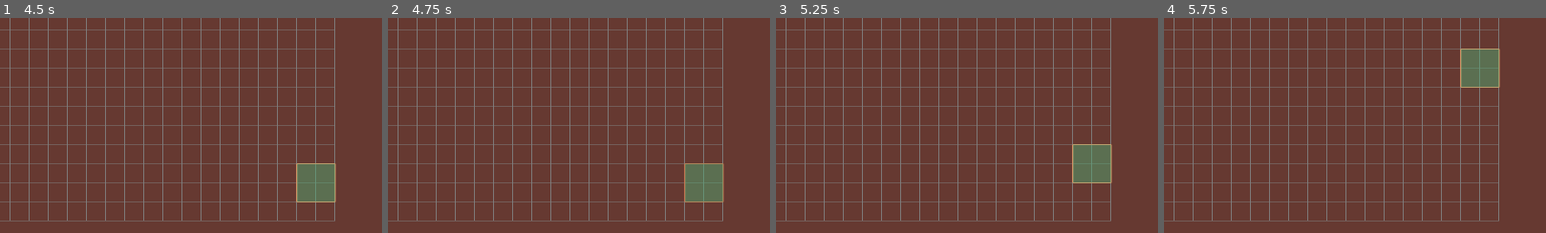
Above: before the commit, frames 1-4 (left to right).
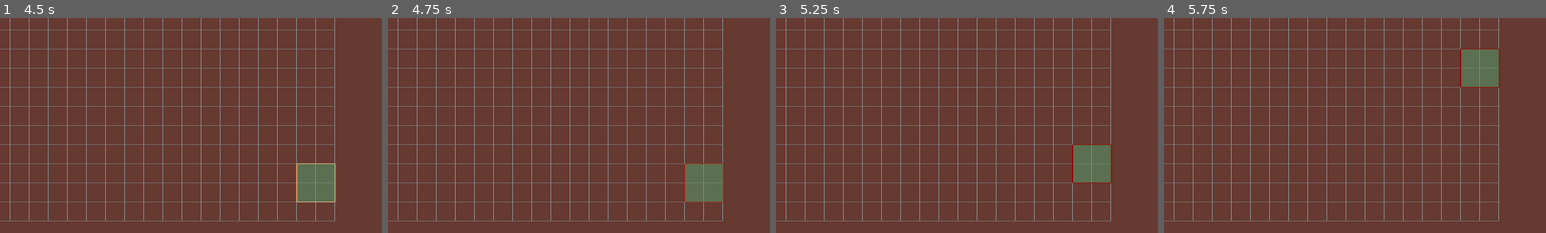
Above: after the commit, the same moments.

Repository: mmyumu/OVNI-godot
Game: Godot game, scene res://menu.tscn
Two runs of this game, one before a commit and one after it. Both use one fixed random seed, a clock stepped at 60 frames per second and the inputs below.
Inputs (mouse positions are % of the whole screen's width and height, from its top left):
- Up to frame 1 (4.5 s): click "Start" at 0.5 s; click "Construction" at 1.25 s; click "Research" at 2 s; tap Enter at 2.75 s; move the mouse to (72, 45) at 2.77 s; hold Right (move_right) 2.78-3.53 s; hold Space (shoot) 2.78-3.53 s; click (72, 45) at 2.92 s; move the mouse to (30, 55) at 3.52 s; hold Down (move_down) 3.53-4.28 s; tap Space (shoot) at 3.6 s; move the mouse to (60, 28) at 4.27 s; hold Right (move_right) from 4.28 s (still down); hold Space (shoot) from 4.28 s (still down)
- Up to frame 2 (4.75 s): keep holding Right (move_right); keep holding Space (shoot)
- Up to frame 3 (5.25 s): move the mouse to (45, 70) at 5.02 s; release Right (move_right) at 5.03 s; release Space (shoot) at 5.03 s; hold Up (move_up) from 5.03 s (still down); tap Space (shoot) at 5.1 s; click (45, 70) at 5.17 s
- Up to frame 4 (5.75 s): keep holding Up (move_up)
The pictures show only the part of the screen within x 24-74%, y 36-86%; the shares and areas given below are measured in that part.

Frame 1 is identical in both runs. In frame 2, 0.2% of the frame differs, in the area x 77-88%, y 67-86%; in frame 3, 0.3%, in the area x 77-88%, y 58-77%; in frame 4, 0.3%.

Commit message:
Use signal for construction placement check

Diff:
--- a/base/base_grid.gd
+++ b/base/base_grid.gd
@@ -62,6 +62,7 @@
 		polygon.set_polygon(construction.get_collision_polygon().get_polygon())
 		polygon.position = construction.get_collision_polygon().position
 		polygon.color = construction.color
+		polygon.color.a = 1
 
 		var area2D = Area2D.new()
 		area2D.scale.x = 0.9
--- a/base/constructions/construction.gd
+++ b/base/constructions/construction.gd
@@ -18,22 +18,22 @@
 
 var original_outline: Color
 var can_place: bool
+var first
 
 func _ready():
+	first = true
 	original_outline = outline
 	$Area2D/CollisionPolygon2D.set_polygon($CollisionPolygon2D.get_polygon())
-	check_can_place()
-
-func _input(event):
-	check_can_place()
 
 func check_can_place():
 	if len($Area2D.get_overlapping_areas()) > 0:
 		outline = Color.DARK_RED
 		can_place = false
+		print("cannot place")
 	else:
 		outline = original_outline
 		can_place = true
+		print("can place")
 	return can_place
 
 func _draw():
@@ -64,7 +64,6 @@
 func set_placing_mode():
 	color.a = 0.5
 	# Blink/low opacity?
-	print("placing mode enabled")
 
 func move_right(grid_step: int):
 	var collision = move_and_collide(Vector2.RIGHT * grid_step, true)
@@ -108,8 +107,16 @@
 	# Stop blinking/strong opacity?
 	# Play construction sound
 #	print("validate placing")
-	can_place = false
+#	can_place = false
 	pass
 
 func cancel_placing():
 	queue_free()
+
+
+func _on_area_2d_area_shape_entered(area_rid, area, area_shape_index, local_shape_index):
+	check_can_place()
+
+
+func _on_area_2d_area_shape_exited(area_rid, area, area_shape_index, local_shape_index):
+	check_can_place()
--- a/base/constructions/construction.tscn
+++ b/base/constructions/construction.tscn
@@ -16,3 +16,6 @@
 [node name="CollisionPolygon2D" type="CollisionPolygon2D" parent="Area2D"]
 position = Vector2(-48, -48)
 polygon = PackedVector2Array(16, 16, 80, 16, 80, 80, 16, 80)
+
+[connection signal="area_shape_entered" from="Area2D" to="." method="_on_area_2d_area_shape_entered"]
+[connection signal="area_shape_exited" from="Area2D" to="." method="_on_area_2d_area_shape_exited"]
